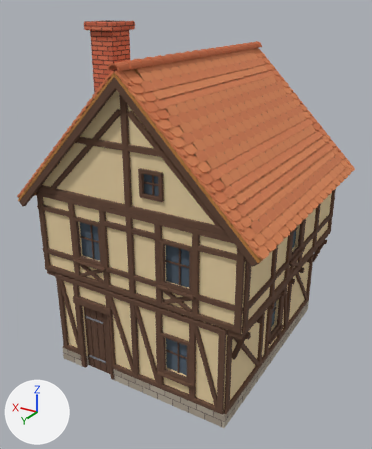
The glTF model assets/3D/village/structures/veld_home.glb: old version first, new version second.
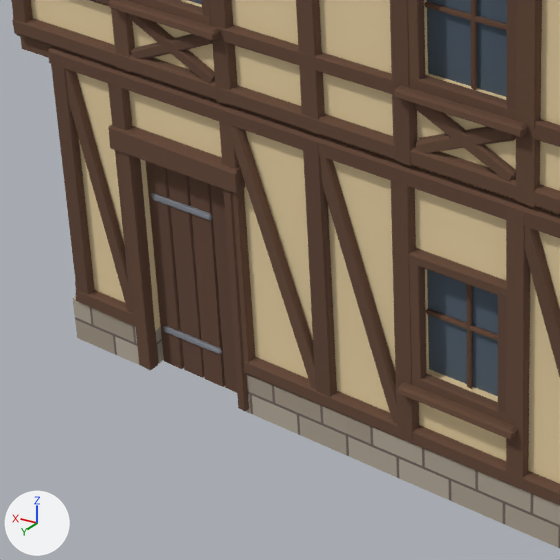
Old and new are each drawn whole from a 50 mm camera at (-6.57, 11.47, 9.25) aimed at (0.14, 0.29, 3.66) and again close up on the part from 11% to 55% of the width and 58% to 94% of the height. Lighting does not change. The marker at lower left points along +X, +Y and +Z. The first two pictures are the older version. Objects named as collision shapes, trigger or cutter boxes, shadow casters or lower levels of detail are left out. Where no turn or scale is listed for an object, it has been applied to the vertices.

Objects in the first close-up: 'VeldHome_BackDoor_Leaf0', 'VeldHome_Static_Painted', 'VeldHome_Static_StoneWall'.
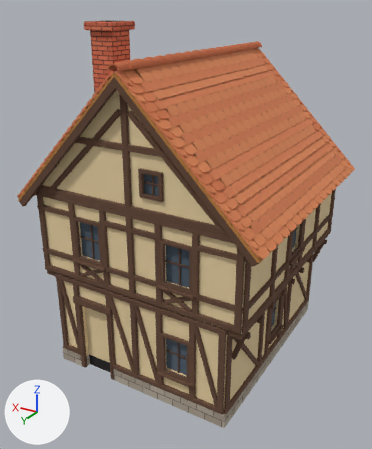
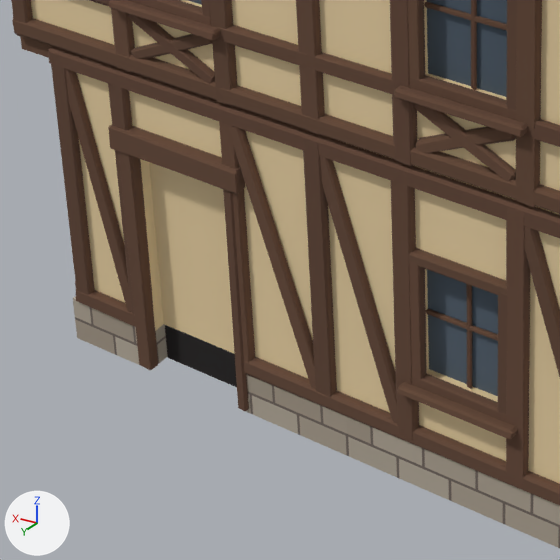
The change, as a list of edits to the scene's bpy script:
```text
Change ob_veldhome_backdoor_leaf0:
    ob_veldhome_backdoor_leaf0.rotation_euler: (0.0, 0.0, 0.0) -> (0.0, 0.0, -1.551)  # degrees (0, 0, 0) -> degrees (0, 0, -89)
```

Location of each change, (x1, y1, x2, y2) in pixels of the close-ups (560 x 560 px):
'VeldHome_BackDoor_Leaf0', turned (not visible afterwards): before (146, 161, 237, 393)
